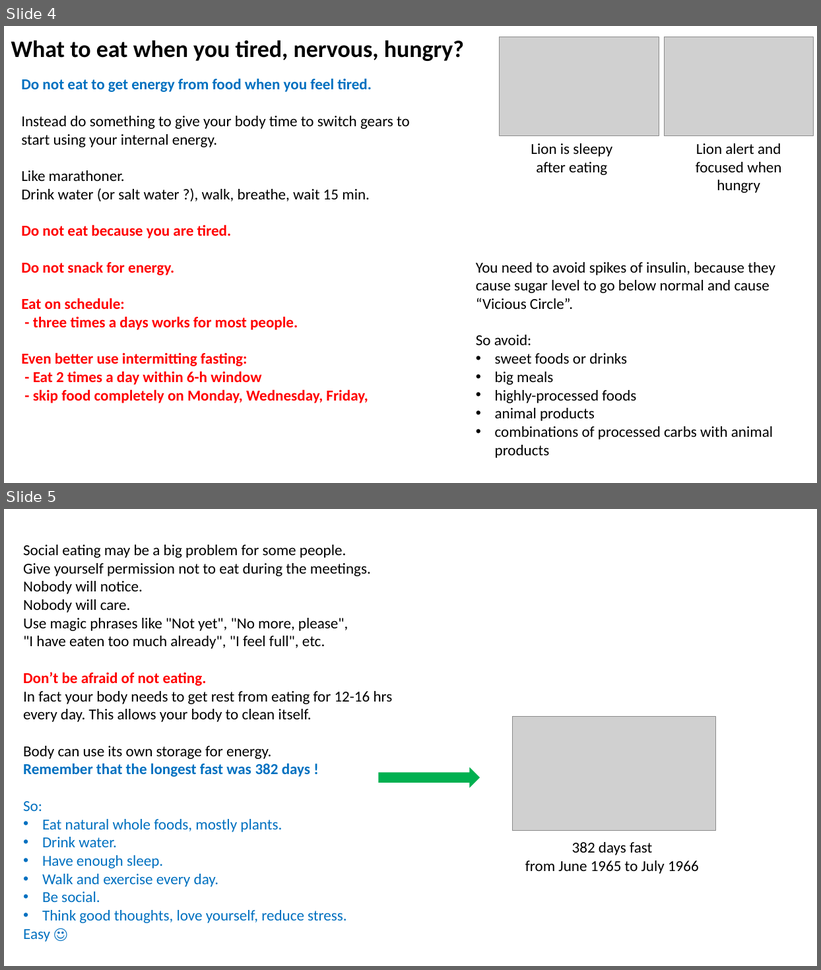
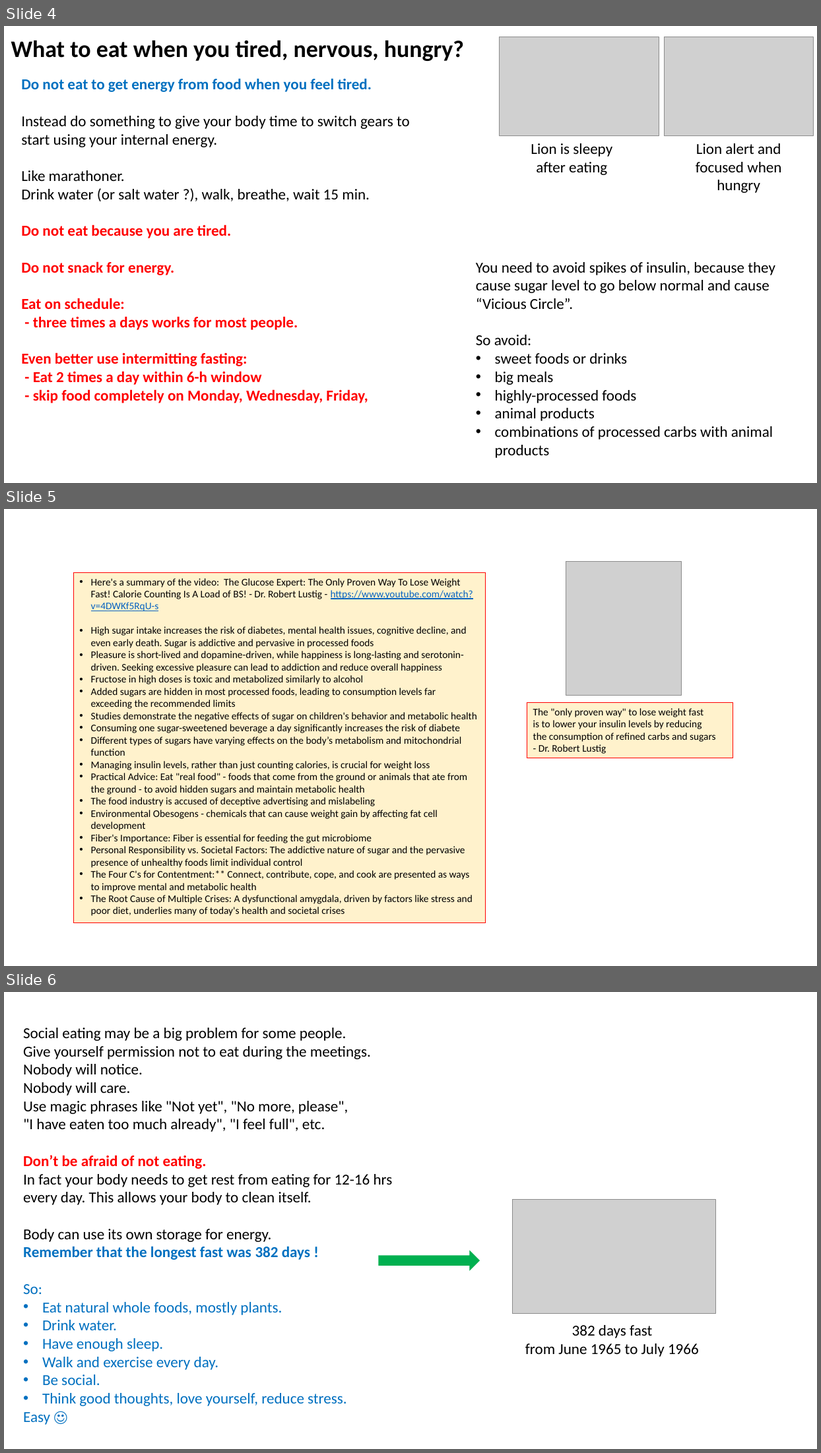
Before and after one commit to lselector/misc_life, a slide deck: _Life_Lose_Weight.pptx. Shown one above the other, each under a label of ours: slides 4 and 5 before the commit, slides 4, 5 and 6 after it. The pictures are 821x970 and 821x1453 pixels, drawn with LibreOffice and Linux fonts; fonts in the diff are those of the drawing; grey boxes stand for pictures. Boxes give left, top, right and bottom in pixels: in the first picture for what was removed or moved away, otherwise in the second. Text is boxed around its words. In the diff, an @@ line names an element or a change of style, - is before the commit and + after.

```diff
--- a/_Life_Lose_Weight.pptx
+++ b/_Life_Lose_Weight.pptx
@@ slide 5 added at (x1=4, y1=509, x2=817, y2=966), background #FFFFFF @@
@@ picture added at (x1=566, y1=561, x2=682, y2=695) @@
@@ rectangle added at (x1=73, y1=572, x2=485, y2=923), fill #FFF2CC, outline #FF0000 0.75 pt, 12 pt, text #000000 @@
+• Here's a summary of the video: The Glucose Expert: The Only Proven Way To Lose Weight Fast! Calorie Counting Is A Load of BS! - Dr. Robert Lustig - https://www.youtube.com/watch?v=4DWKf5RqU-s
+• High sugar intake increases the risk of diabetes, mental health issues, cognitive decline, and even early death. Sugar is addictive and pervasive in processed foods
+• Pleasure is short-lived and dopamine-driven, while happiness is long-lasting and serotonin-driven. Seeking excessive pleasure can lead to addiction and reduce overall happiness
+• Fructose in high doses is toxic and metabolized similarly to alcohol
+• Added sugars are hidden in most processed foods, leading to consumption levels far exceeding the recommended limits
+• Studies demonstrate the negative effects of sugar on children's behavior and metabolic health
+• Consuming one sugar-sweetened beverage a day significantly increases the risk of diabete
+• Different types of sugars have varying effects on the body’s metabolism and mitochondrial function
+• Managing insulin levels, rather than just counting calories, is crucial for weight loss
+• Practical Advice: Eat "real food" - foods that come from the ground or animals that ate from the ground - to avoid hidden sugars and maintain metabolic health
+• The food industry is accused of deceptive advertising and mislabeling
+• Environmental Obesogens - chemicals that can cause weight gain by affecting fat cell development
+• Fiber's Importance: Fiber is essential for feeding the gut microbiome
+• Personal Responsibility vs. Societal Factors: The addictive nature of sugar and the pervasive presence of unhealthy foods limit individual control
+• The Four C's for Contentment:** Connect, contribute, cope, and cook are presented as ways to improve mental and metabolic health
+• The Root Cause of Multiple Crises: A dysfunctional amygdala, driven by factors like stress and poor diet, underlies many of today's health and societal crises
@@ rectangle added at (x1=527, y1=702, x2=733, y2=758), fill #FFF2CC, outline #FF0000 0.75 pt, 12 pt, text #000000 @@
+The "only proven way" to lose weight fast
+is to lower your insulin levels by reducing
+the consumption of refined carbs and sugars
+- Dr. Robert Lustig
@@ what was slide 5 is now slide 6 @@
```
Also in this commit, not shown: 1 slide changed, 1 other file.
